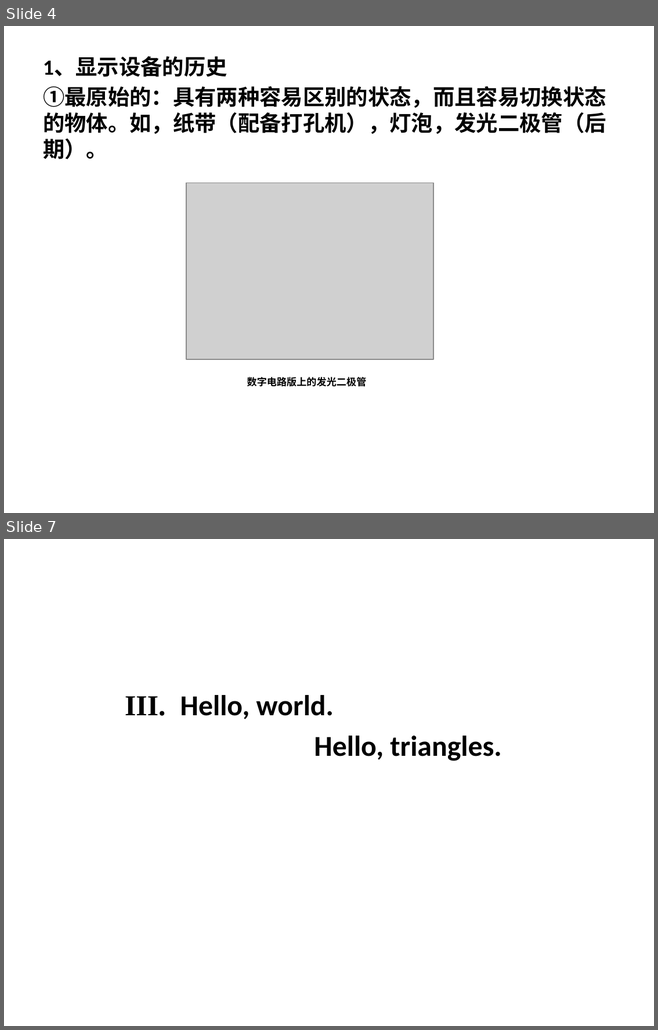
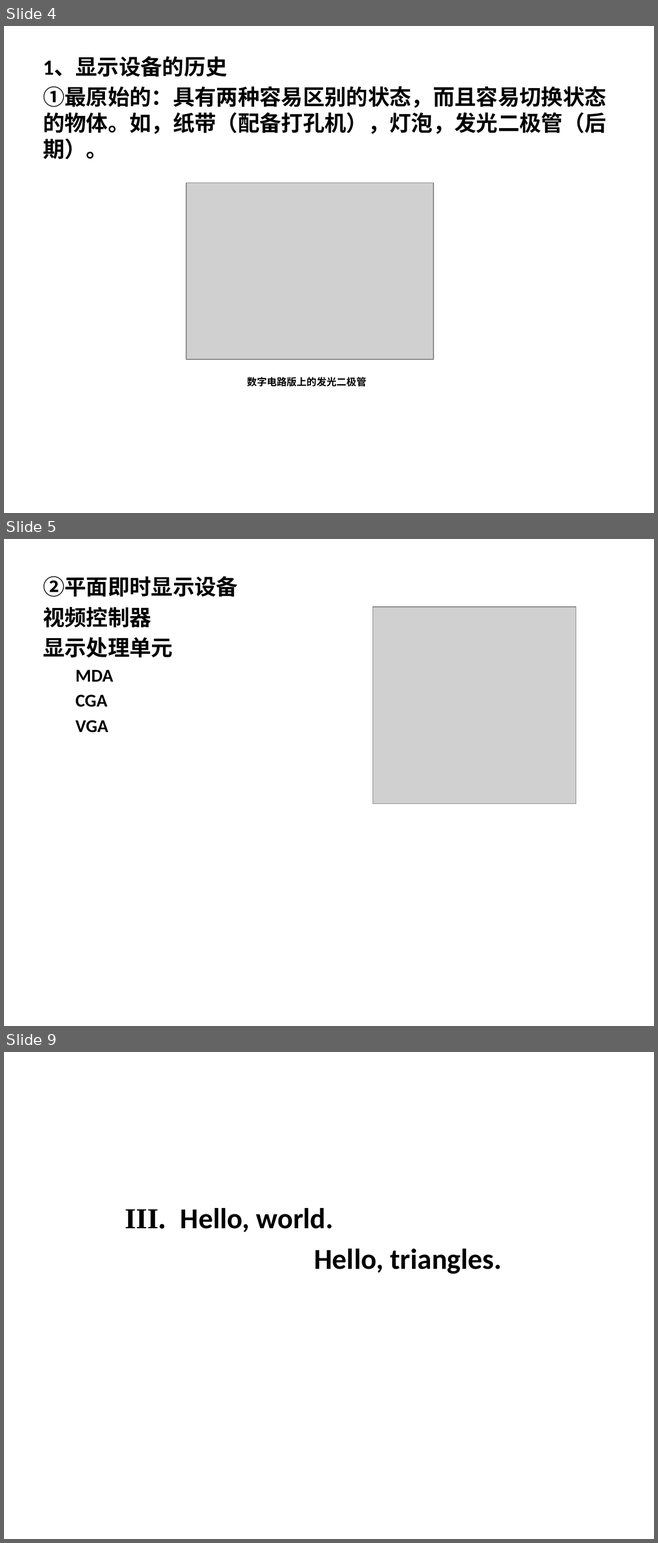
Before and after one commit to xiangaodielian/molehill-lab, a slide deck: notes/演示文稿1.pptx. Shown one above the other, each under a label of ours: slides 4 and 7 before the commit, slides 4, 5 and 9 after it; the slides between them are not shown. The pictures are 658x1030 and 658x1543 pixels, drawn with LibreOffice and Linux fonts; fonts in the diff are those of the drawing; grey boxes stand for pictures; background and template pictures are left out. Boxes give left, top, right and bottom in pixels: in the first picture for what was removed or moved away, otherwise in the second. Text is boxed around its words. In the diff, an @@ line names an element or a change of style, - is before the commit and + after.

```diff
--- a/notes/演示文稿1.pptx
+++ b/notes/演示文稿1.pptx
@@ slide 5 added at bbox=[4, 539, 654, 1026], background picture (left out) @@
@@ text added at bbox=[43, 576, 238, 733], 24 pt, text #000000, bold @@
+②平面即时显示设备
+视频控制器
+显示处理单元
+  MDA
+  CGA
+  VGA
@@ picture added at bbox=[373, 607, 576, 804] @@
@@ what was slide 7 is now slide 9 @@
```
Also in this commit, not shown: 1 slide changed, 6 other slides added, 2 slides removed.
